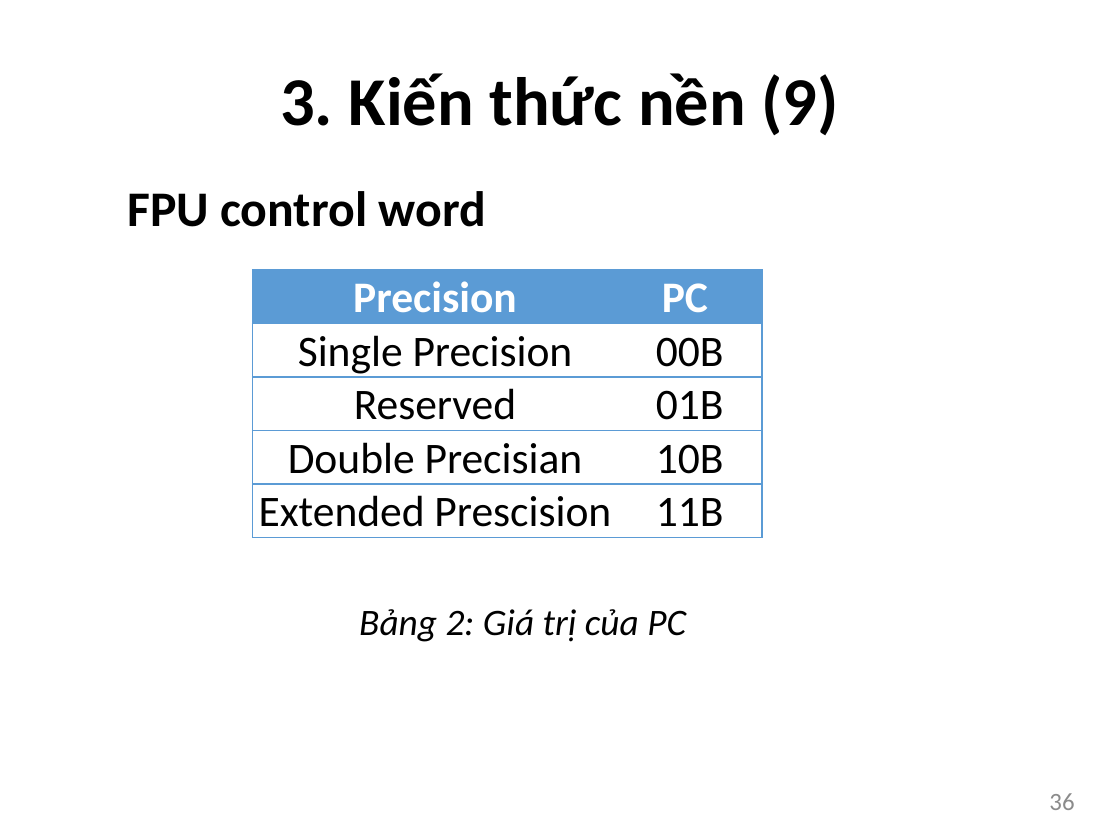
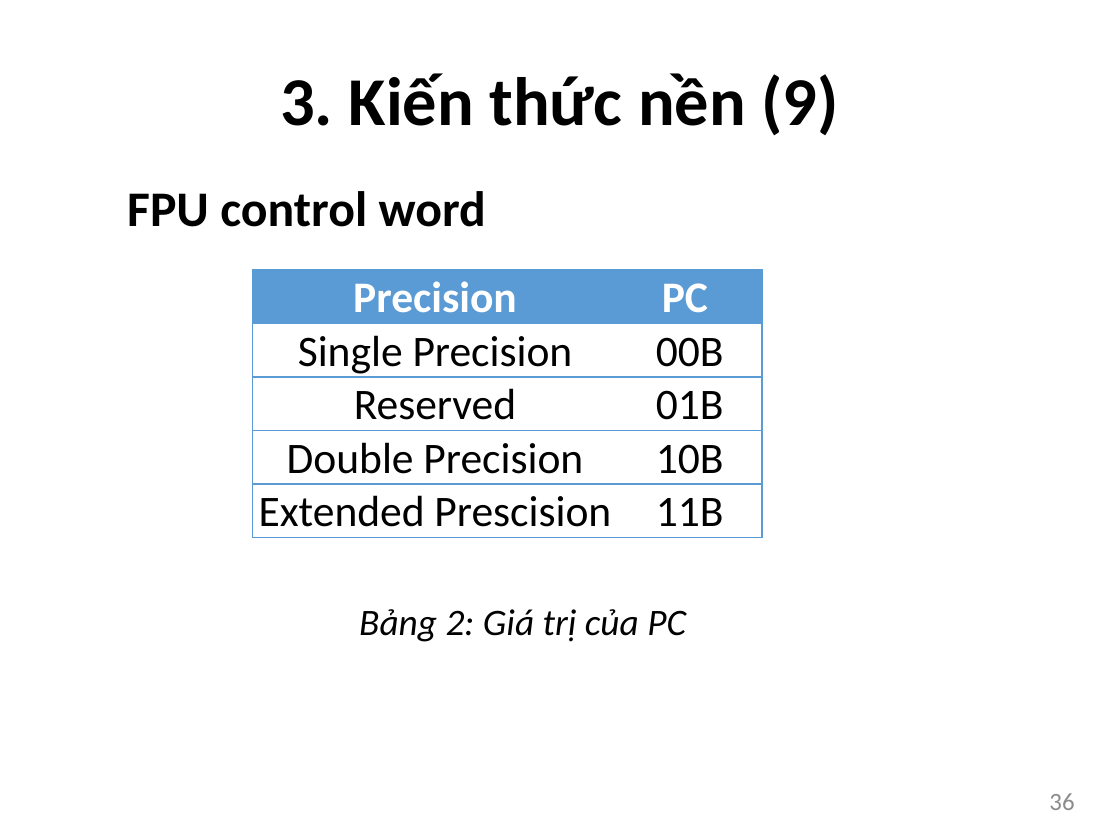
Before and after one commit to bntam/LVTN, a slide deck: slide 36 of Slide/Slide.pptx. Drawn at 1120x840 pixels with LibreOffice and Linux fonts; fonts in the diff are those of the drawing. Boxes give left, top, right and bottom in pixels: in the first picture for what was removed or moved away, otherwise in the second. Text is boxed around its words. In the diff, an @@ line names an element or a change of style, - is before the commit and + after.

```diff
--- a/Slide/Slide.pptx
+++ b/Slide/Slide.pptx
@@ table at (252, 270, 762, 538) @@
-row 4, column 1: Double Precisian
+row 4, column 1: Double Precision
```
Also in this commit, not shown: 2 other slides changed.
